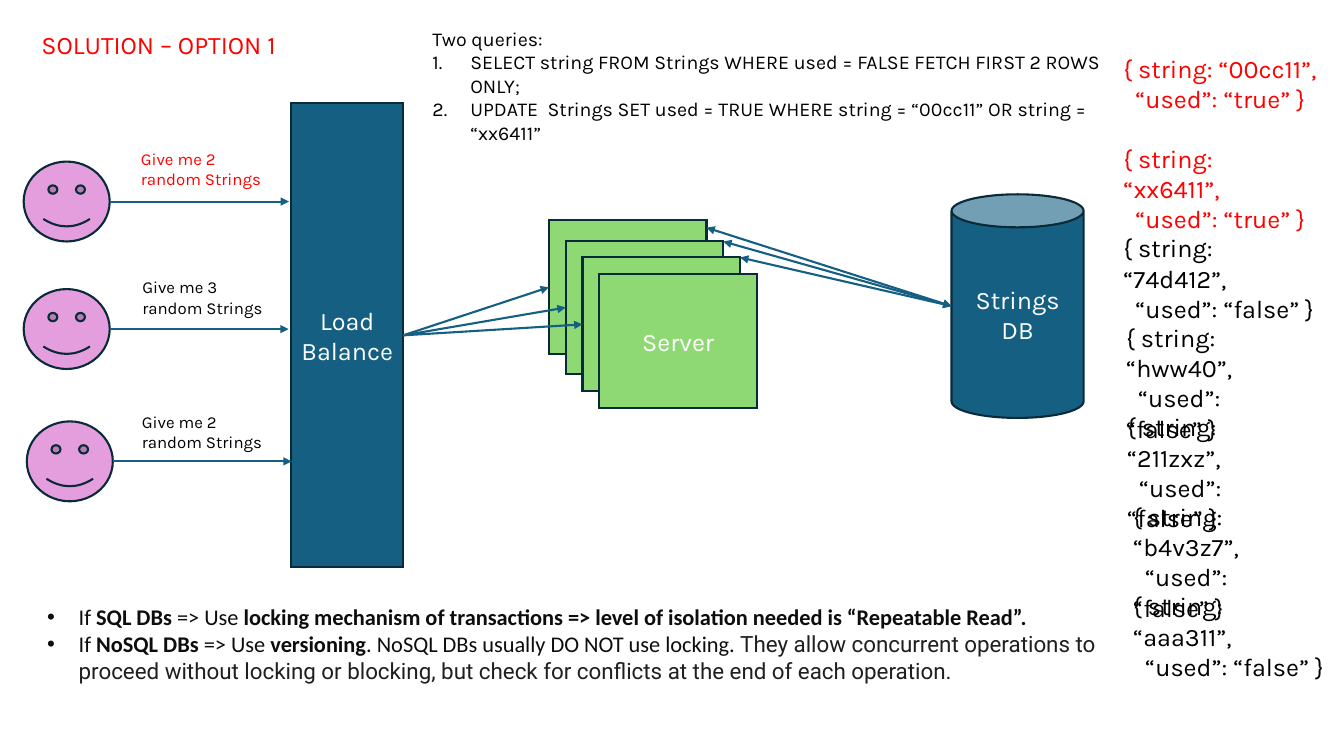
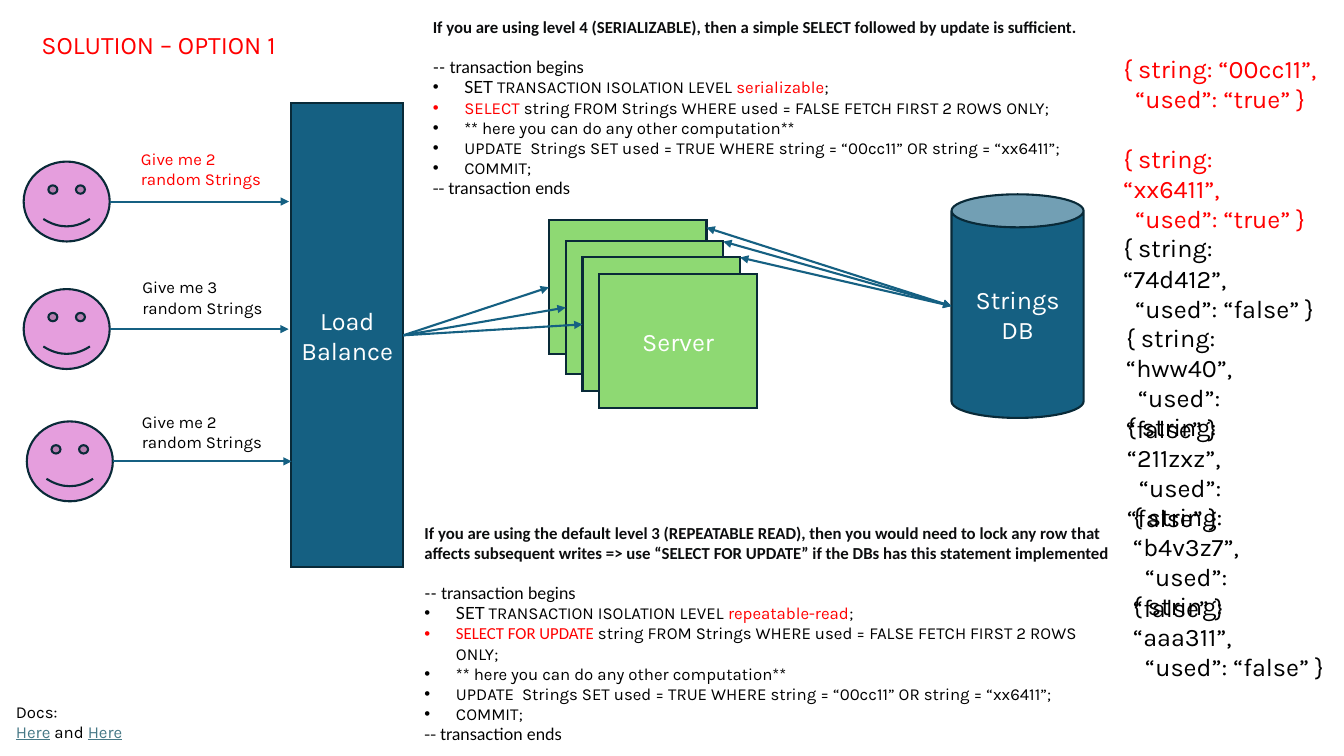
Before and after one commit to dventura3/system-design, a slide deck: slide 20 of docs/MySystemDesign_RangeOfCounter.pptx (slide 19 before the commit). Drawn at 1344x756 pixels with LibreOffice and Linux fonts; fonts in the diff are those of the drawing. Boxes give left, top, right and bottom in pixels: in the first picture for what was removed or moved away, otherwise in the second. Text is boxed around its words. In the diff, an @@ line names an element or a change of style, - is before the commit and + after.

```diff
--- a/docs/MySystemDesign_RangeOfCounter.pptx
+++ b/docs/MySystemDesign_RangeOfCounter.pptx
@@ text "If you are using level ...": place and size @@
-text "If you are using level ..." at box(432, 32, 1100, 140)
+text "If you are using level ..." at box(433, 20, 1076, 194)
@@ text at box(433, 20, 1076, 95): text changed; size 14 to 12 pt; font Karla to Calibri; text colour #000000 to #0C0D0E; bold on @@
-Two queries:
+If you are using level 4 (SERIALIZABLE), then a simple SELECT followed by update is sufficient.
+-- transaction begins
+• SET TRANSACTION ISOLATION LEVEL serializable;
@@ text at box(464, 102, 1049, 118): size 14 to 12 pt in "SELECT string FROM Strings WHERE used = ..."; text colour #000000 to #FF0000 in "SELECT"; bullet 1. to • @@
@@ text at box(448, 122, 1060, 194): text changed; size 14 to 12 pt @@
-2. UPDATE Strings SET used = TRUE WHERE string = “00cc11” OR string = “xx6411”
+• ** here you can do any other computation**
+• UPDATE Strings SET used = TRUE WHERE string = “00cc11” OR string = “xx6411”;
+• COMMIT;
+-- transaction ends
@@ text added at box(424, 526, 1108, 740), 12 pt, text #000000 @@
+If you are using the default level 3 (REPEATABLE READ), then you would need to lock any row that affects subsequent writes => use “SELECT FOR UPDATE” if the DBs has this statement implemented
+-- transaction begins
+• SET TRANSACTION ISOLATION LEVEL repeatable-read;
+• SELECT FOR UPDATE string FROM Strings WHERE used = FALSE FETCH FIRST 2 ROWS ONLY;
+• ** here you can do any other computation**
+• UPDATE Strings SET used = TRUE WHERE string = “00cc11” OR string = “xx6411”;
+• COMMIT;
+-- transaction ends
@@ text removed at box(79, 608, 1096, 684) @@
-• If SQL DBs => Use locking mechanism of transactions => level of isolation needed is “Repeatable Read”.
-• If NoSQL DBs => Use versioning. NoSQL DBs usually DO NOT use locking. They allow concurrent operations to proceed without locking or blocking, but check for conflicts at the end of each operation.
@@ text added at box(16, 707, 122, 740), 12 pt, text #000000 @@
+Docs:
+Here and Here
```
Also in this commit, not shown: 1 other slide changed, 2 slides added, 2 other files.
